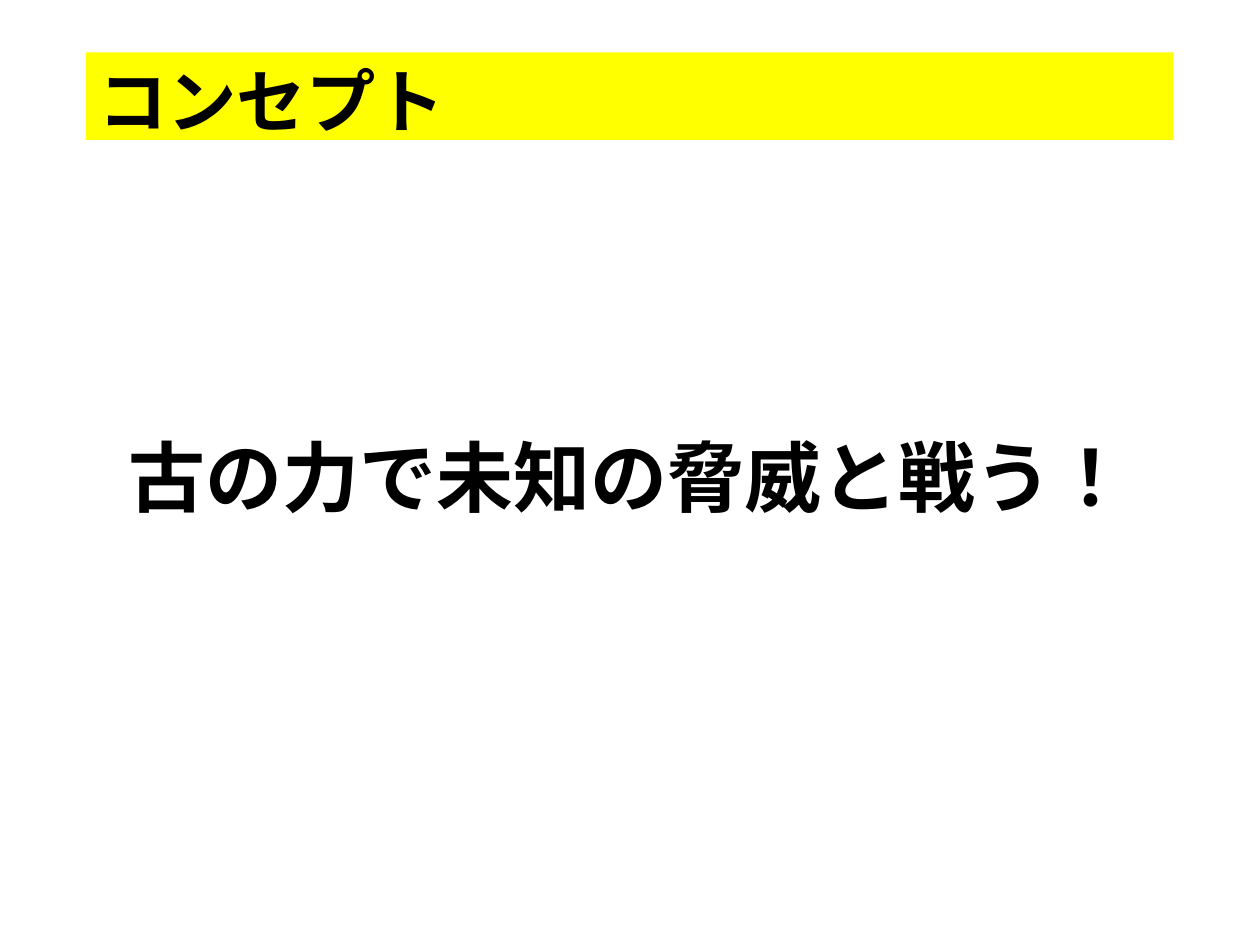
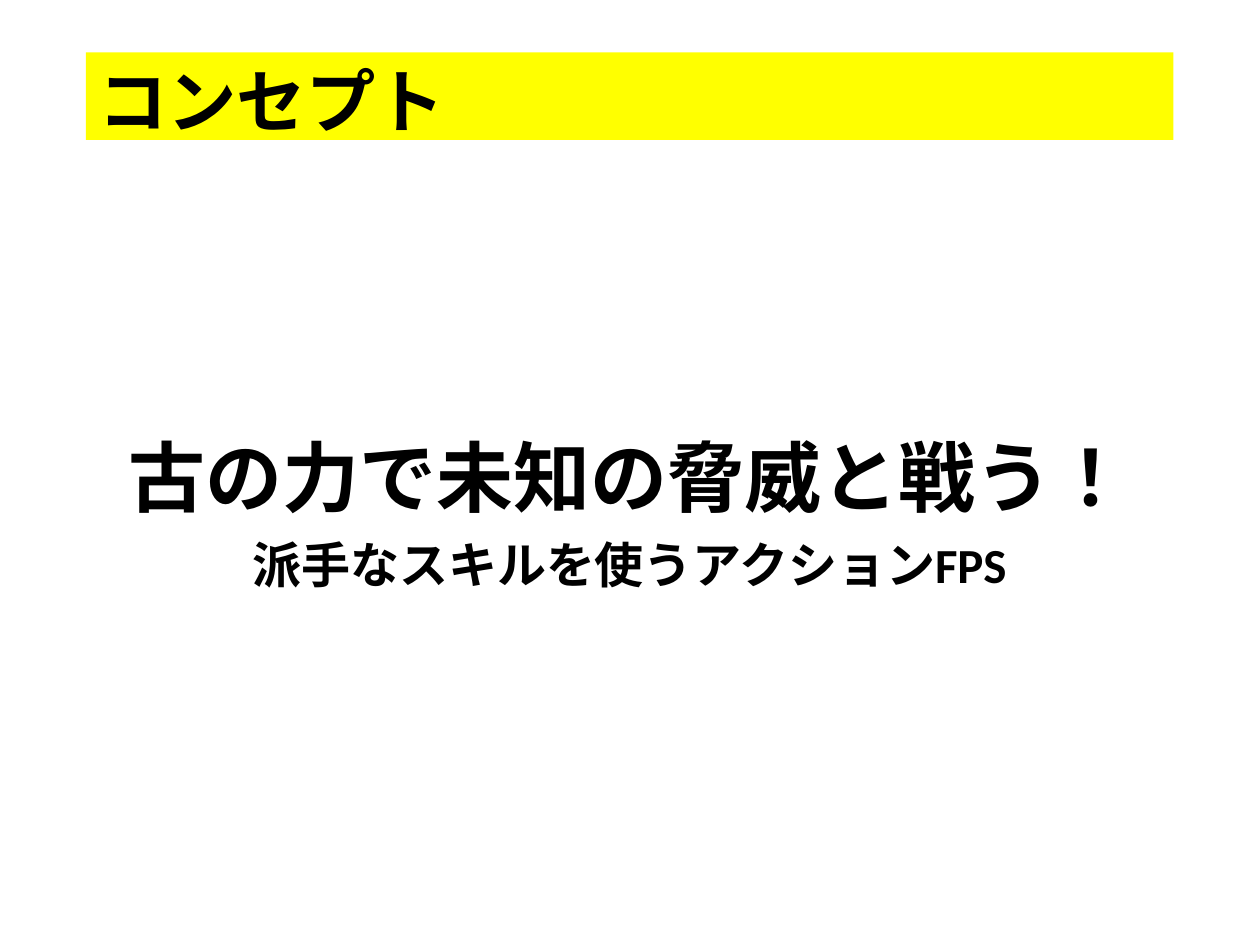
Before and after one commit to thi-bow/2017Team05, a slide deck: slide 2 of 企画/企画書/プレゼンテーション1.pptx. Drawn at 1260x945 pixels with LibreOffice and Linux fonts; fonts in the diff are those of the drawing. Boxes give left, top, right and bottom in pixels: in the first picture for what was removed or moved away, otherwise in the second. Text is boxed around its words. In the diff, an @@ line names an element or a change of style, - is before the commit and + after.

```diff
--- a/企画/企画書/プレゼンテーション1.pptx
+++ b/企画/企画書/プレゼンテーション1.pptx
@@ text at <box>252,541,1006,588</box>: paragraph added @@
+派手なスキルを使うアクションFPS
```
Also in this commit, not shown: 4 other slides changed, 1 slide added, 4 slides removed, 13 other files.
